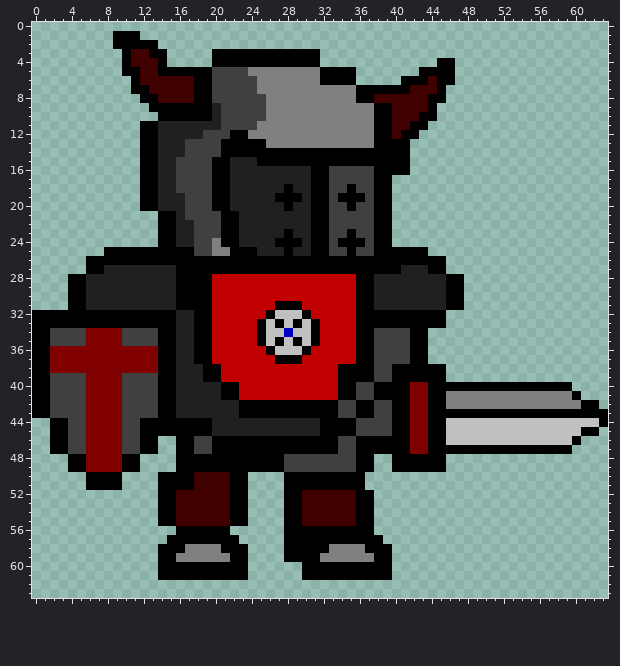
Two states of a pixel-art sprite, Math Aventure.gmx/sprites/images/s_player_walk_1.png. This is how it looked before the edit.
The file is 64x64 pixels.
New version:
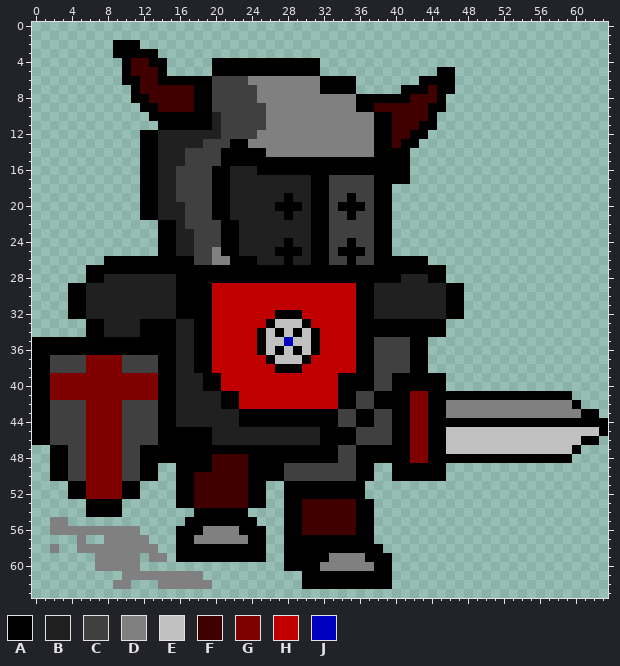
Palette (. is transparent): A #000000  B #202020  C #404040  D #808080  E #c0c0c0  F #400000  G #800000  H #c00000  J #0000c0
Change:
Changed rows in their new state; - is an unchanged pixel.
first column x 0:
 1 ---------...----------------------------------------------------
 2 ------------..--------------------------------------------------
 3 ---------A-AA-.-----............--------------------------------
 4 -------------A-------------------------------..-----------------
 5 -----------F---.....AAAAAAAAAAAA....-------..-------------------
 6 ----------A---AAAA------D----------------..-A-------------------
 7 ------------F-------------------AAAA.....-AA--A-----------------
 8 -----------A-F-----------D------------AAAA--F-------------------
 9 ------------A-FFFF--C---------------AAFF-----A------------------
10 -------------A-----------------------------F--------------------
11 ------------..AAAAAA-----C----------------F-A-------------------
12 -------------------BB-CCC----------------F-A--------------------
13 -----------------BB--C--DD--------------F-A---------------------
14 --------------------------DDDDDDDDDDDD--------------------------
15 ----------------B---C-AAA---------------------------------------
16 -------------------------AAAAAA--AAAAA--------------------------
17 ----------------------------------------AA----------------------
18 ----------------------------B------C----------------------------
19 ----------------C----------B-B----C-C---------------------------
20 ---------------------------A-A----A-A---------------------------
21 ------------AABB----A-B-----A------A----------------------------
22 -----------------C----------------------------------------------
23 ----------------------------B------C----------------------------
24 --------------------C------B-B----C-C---------------------------
25 --------......--BB---A-BB--A-A----A-A---....--------------------
26 ------..----------CCDD---BBB-BB--CC-CC------..------------------
27 --------AAAAAAAA-------------------------AAA--------------------
28 ----..AA------------AAAAAAAAAAAAAAAA--AAA---AA..----------------
31 ---------------------------HHH----------------------------------
32 ....--BBBBBBBBBBAA--------HAAAH-------BBBBBBBBAA----------------
33 ......--BBBB-------------HAE-EAH--------------------------------
34 ......AABBBBAA-------------AEA--------AAAA--AA------------------
35 --AAAAAAAAAAAA-------------EJE----------------------------------
36 --AAAAAAAAAAAA-----------AEA-AEA--------------------------------
37 --CCCC----CCCC------------AEEEA---------------------------------
38 --CCCC----CCCC----A-H------AAA----HH----CC--..------------------
39 --GGGG----GGGG--------------------------------------------------
40 --GGGG----GGGG-----AAHH-------------AACC--AA--..............----
41 --GGGG----GGGG--------------------------------AAAAAAAAAAAAAA.---
42 ---------------------AAHHHHHHHHHHHAACCAA--------------------A..-
43 ----------------------------------------------DDDDDDDDDDDDDDD--.
44 AACC--------CC--BBBB---AAAAAAAAA--CCAA--------AAAAAAAAAAAAAAAAA-
45 AACC--------CC-----------------------------------------------EEA
46 AACC--------CCAA--AABBBBBBBBBBBB--AACCCC--------------------EAA-
47 --------------AA--AA--------------------------EEEEEEEEEEEEEEA---
48 --AACC----CCAAAA----FFFF----AAAAAA----AA--GG--AAAAAAAAAAAAAA----
49 --AACC----CCAA------FFFF----------------------------------------
50 --AACCGGGGCCAA..------FFAAAACCCCCCCC-A--AAAAAA------------------
51 ----AAGGGGAA--..------FFAA--------------------------------------
52 ----AAGGGGAA--..AA----FFAA----AAAAAA-.--------------------------
53 ------AAAA----..AA----FFAA--------------------------------------
54 ------AAAA----....AAAA------------------------------------------
55 --DD----------...AAAAA--A---------------------------------------
56 --DDDDDDDDDD-------DDDDAAA----FFFFFF----------------------------
57 -----D--DDDDD--.--DDDDDDAA------------.-------------------------
58 --D--DDDDDDDDD..-AAAA---AA-------AAAA--.------------------------
59 -------DDDDD-DD.AAAAAA--AA------A----A--------------------------
60 -------DDDDD--..........----AA--DDDDDD--------------------------
61 ----------DDDDDDDDD.....----------------------------------------
62 ---------DD---DDDDDD----------AAAAAAAAAA------------------------
